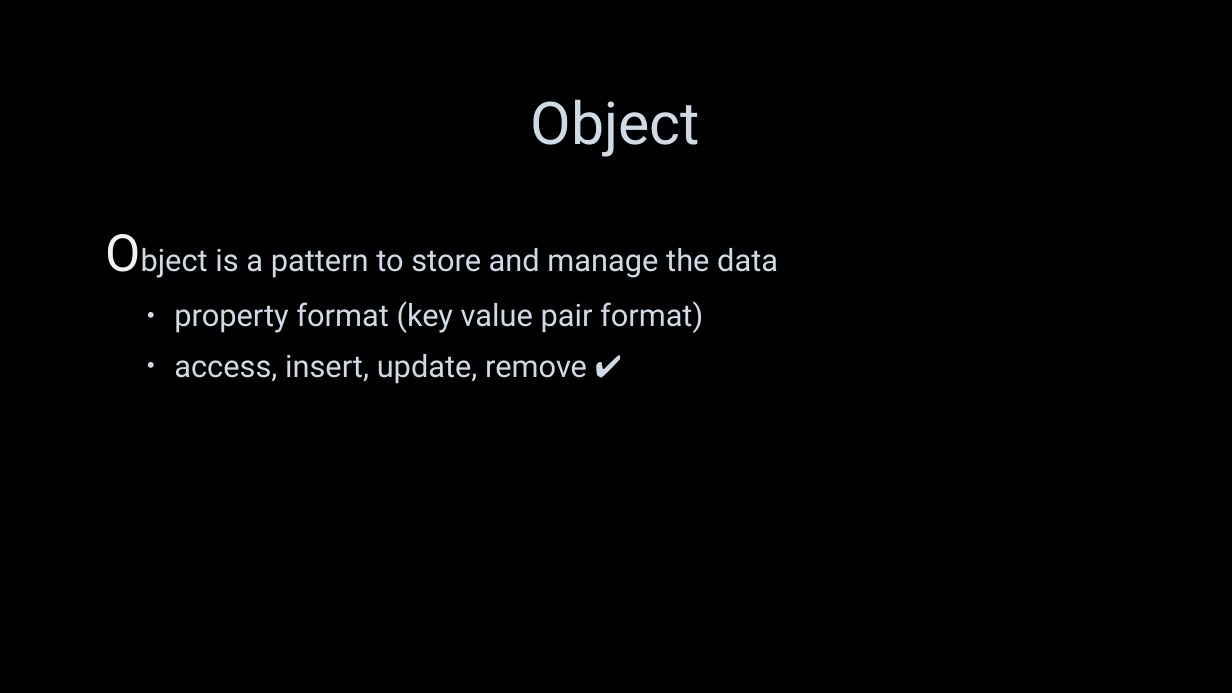
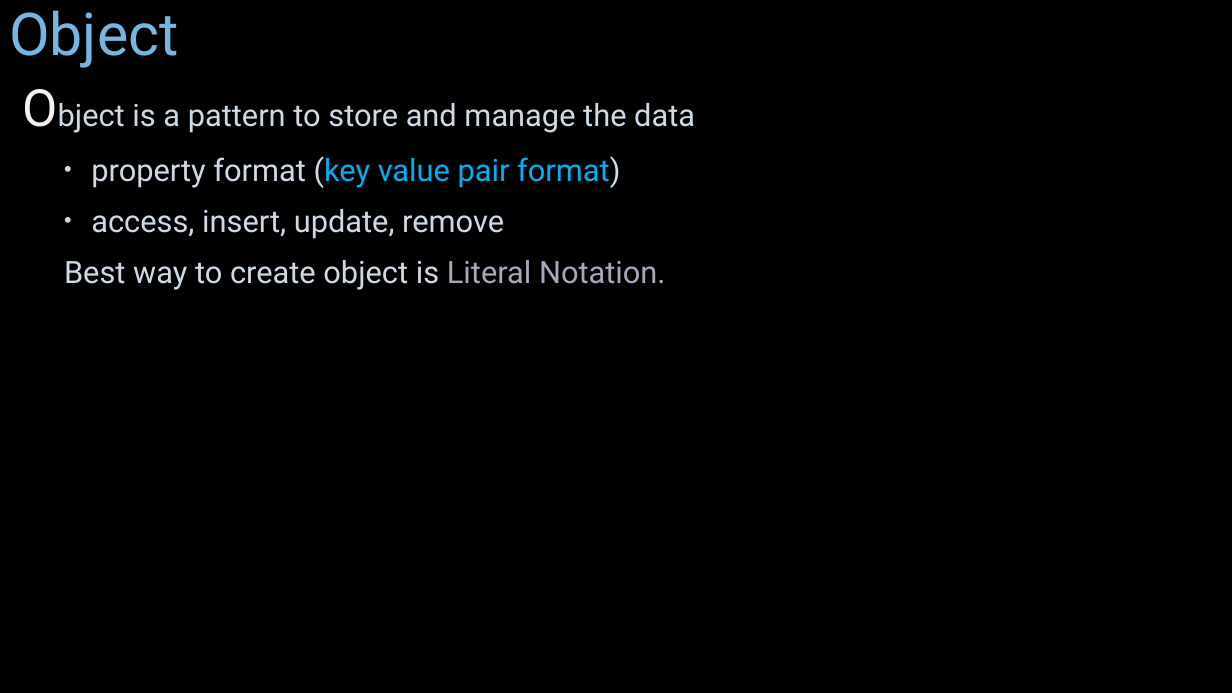
Before and after one commit to JhanaR/mylearnNode, a slide deck: slide 6 of BackEnd - Notes.pptx (slide 3 before the commit). Drawn at 1232x693 pixels with LibreOffice and Linux fonts; fonts in the diff are those of the drawing; background and template pictures are left out. Boxes give left, top, right and bottom in pixels: in the first picture for what was removed or moved away, otherwise in the second. Text is boxed around its words. In the diff, an @@ line names an element or a change of style, - is before the commit and + after.

```diff
--- a/BackEnd - Notes.pptx
+++ b/BackEnd - Notes.pptx
@@ title "Object": place and size @@
-title "Object" at [531, 99, 700, 157]
+title "Object" at [9, 10, 178, 68]
@@ title "Object" at [9, 10, 178, 68]: text colour #CEDBE6 to #75B6E5; alignment centre to left; vertical alignment middle to top @@
@@ text "Object is a pattern to ...": place and size @@
-text "Object is a pattern to ..." at [174, 248, 778, 384]
+text "Object is a pattern to ..." at [64, 103, 695, 290]
@@ text at [91, 156, 620, 188]: text colour #CEDBE6 to #00B0F0 in "(key value pair format)" @@
@@ text at [64, 209, 666, 290]: text changed @@
-  • access, insert, update, remove ✔️
+  • access, insert, update, remove
+  Best way to create object is Literal Notation.
```
Also in this commit, not shown: 7 other slides changed, 9 slides added, 1 slide removed, 5 other files.
